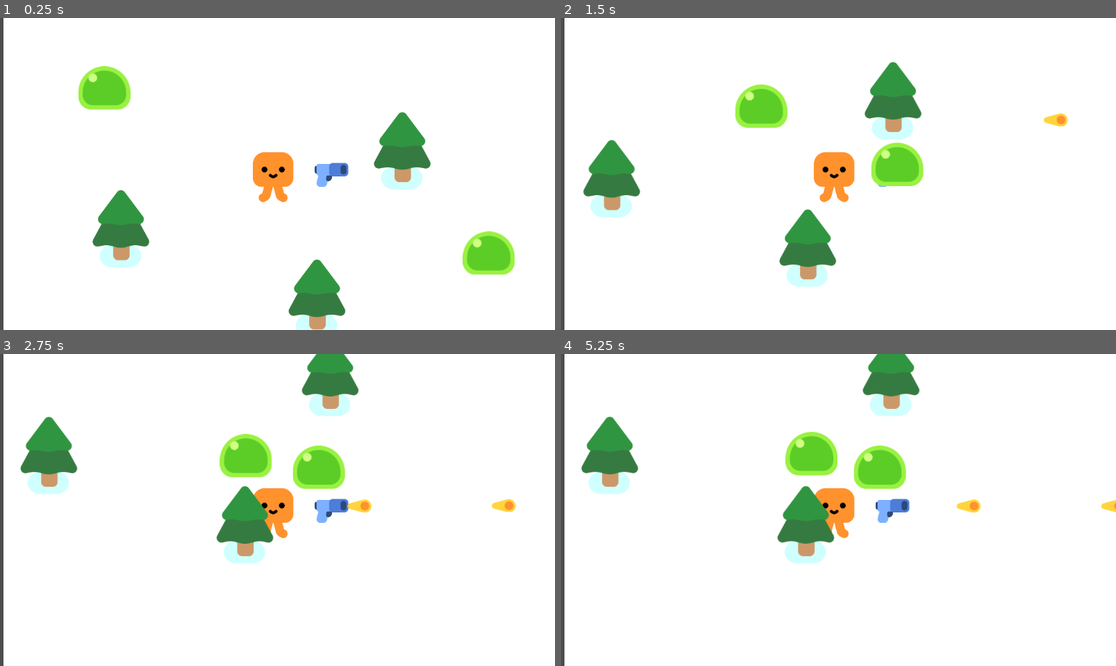
Above: before the commit, frames 1-4 (two rows, left to right).
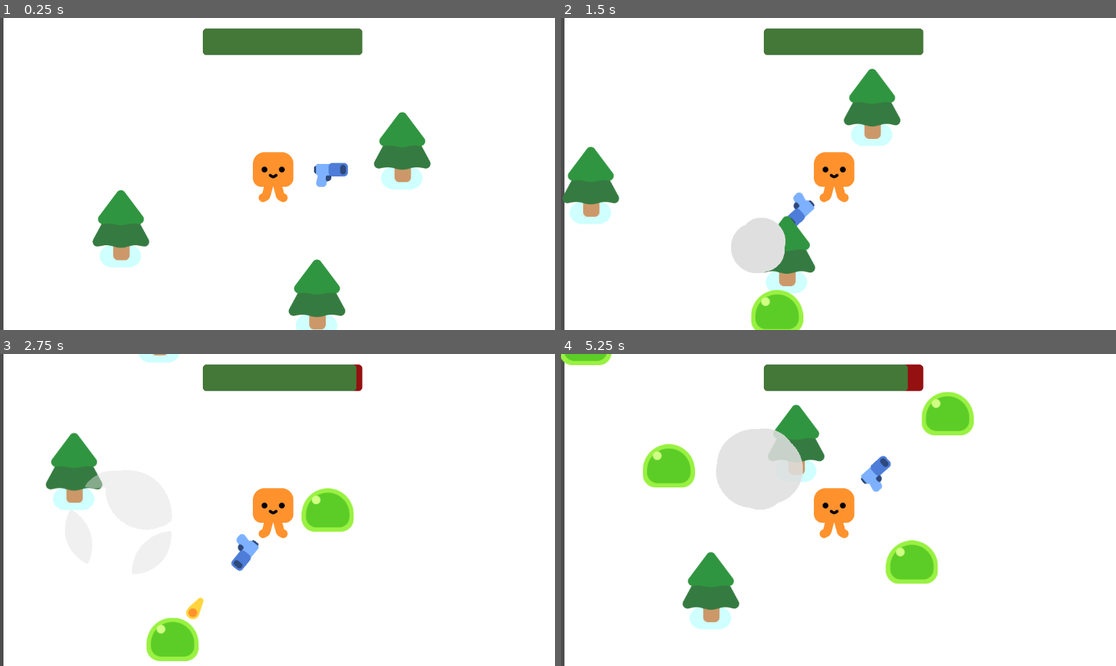
Above: after the commit, the same moments.

Repository: angle-mad/survival-game
Game: Godot game, scene res://characters/Objects/Survivor_Game.tscn
The game is run twice, just before and just after one commit, with the same random seed, the same clock (stepped at 60 frames per second) and the same inputs.
Inputs:
- Up to frame 1 (0.25 s): no input
- Up to frame 2 (1.5 s): tap Enter at 0.5 s; hold D (move_right) 0.53-1.28 s; tap Alt at 0.6 s; hold S (move_down) from 1.28 s (still down); tap Shift at 1.35 s
- Up to frame 3 (2.75 s): release S (move_down) at 2.03 s; hold D (move_right) from 2.03 s (still down); tap Alt at 2.1 s
- Up to frame 4 (5.25 s): release D (move_right) at 2.78 s; hold W (move_up) 2.78-3.53 s; tap Shift at 2.85, 4.35 s; hold A (move_left) 3.53-5.03 s; tap Alt at 3.6, 5.1 s; hold S (move_down) from 5.03 s (still down)

The runs differ from the first frame. In frame 1, 4.8% of the frame differs, in the area x 14-93%, y 3-83%; in frame 2, 13%; in frame 3, 12%; in frame 4, 18%, in the area x 0-100%, y 0-89%.

Commit message:
Finished basic game(health, healthbar, deathscreen, auto-spawning mobs)

Diff:
--- a/characters/Objects/Player.tscn
+++ b/characters/Objects/Player.tscn
@@ -1,23 +1,38 @@
-[gd_scene load_steps=5 format=3 uid="uid://eus2brkk4urp"]
+[gd_scene load_steps=8 format=3 uid="uid://eus2brkk4urp"]
 
 [ext_resource type="Script" uid="uid://ca0jl5xtrcpy1" path="res://characters/Objects/player.gd" id="1_0rr22"]
 [ext_resource type="Texture2D" uid="uid://b2ent6mf1y7w7" path="res://characters/happy_boo/square_ref.png" id="2_dva2w"]
 [ext_resource type="PackedScene" uid="uid://b1t2eef7eg4s3" path="res://characters/Objects/gun.tscn" id="3_0rr22"]
 
 [sub_resource type="CircleShape2D" id="CircleShape2D_vo4yd"]
-radius = 64.12488
+radius = 53.0
+
+[sub_resource type="CircleShape2D" id="CircleShape2D_0rr22"]
+radius = 59.008472
+
+[sub_resource type="StyleBoxFlat" id="StyleBoxFlat_0rr22"]
+bg_color = Color(0.5842129, 0.06470506, 0.06885416, 1)
+corner_radius_top_left = 8
+corner_radius_top_right = 8
+corner_radius_bottom_right = 8
+corner_radius_bottom_left = 8
+
+[sub_resource type="StyleBoxFlat" id="StyleBoxFlat_852p6"]
+bg_color = Color(0.26394597, 0.47235346, 0.22227177, 1)
+corner_radius_top_left = 8
+corner_radius_top_right = 8
+corner_radius_bottom_right = 8
+corner_radius_bottom_left = 8
 
 [node name="Player" type="CharacterBody2D"]
-collision_layer = 2
-collision_mask = 3
 script = ExtResource("1_0rr22")
 
 [node name="SquareRef" type="Sprite2D" parent="."]
 position = Vector2(-11, 4)
 texture = ExtResource("2_dva2w")
 
-[node name="CollisionShape2D" type="CollisionShape2D" parent="."]
-position = Vector2(-8, 3)
+[node name="Hitbox" type="CollisionShape2D" parent="."]
+position = Vector2(-9, 7)
 shape = SubResource("CircleShape2D_vo4yd")
 
 [node name="Gun" parent="." instance=ExtResource("3_0rr22")]
@@ -26,3 +41,25 @@
 collision_mask = 3
 
 [node name="Camera2D" type="Camera2D" parent="."]
+
+[node name="Hurtbox" type="Area2D" parent="."]
+unique_name_in_owner = true
+collision_layer = 0
+collision_mask = 2
+
+[node name="CollisionShape2D" type="CollisionShape2D" parent="Hurtbox"]
+position = Vector2(-9, 5)
+shape = SubResource("CircleShape2D_0rr22")
+debug_color = Color(0.9968923, 0.05167964, 1.347661e-06, 0.41960785)
+
+[node name="ProgressBar" type="ProgressBar" parent="."]
+unique_name_in_owner = true
+z_index = 2
+offset_left = -155.0
+offset_top = -302.0
+offset_right = 176.0
+offset_bottom = -247.0
+theme_override_styles/background = SubResource("StyleBoxFlat_0rr22")
+theme_override_styles/fill = SubResource("StyleBoxFlat_852p6")
+value = 100.0
+show_percentage = false
--- a/characters/Objects/Survivor_Game.tscn
+++ b/characters/Objects/Survivor_Game.tscn
@@ -1,10 +1,17 @@
-[gd_scene load_steps=4 format=3 uid="uid://d1nqn24pkkbr1"]
+[gd_scene load_steps=5 format=3 uid="uid://d1nqn24pkkbr1"]
 
+[ext_resource type="Script" uid="uid://4m8r2ht7nnbs" path="res://characters/Objects/survivor_game.gd" id="1_budex"]
 [ext_resource type="PackedScene" uid="uid://eus2brkk4urp" path="res://characters/Objects/Player.tscn" id="1_l7ddu"]
 [ext_resource type="PackedScene" uid="uid://dexperb4pj6ko" path="res://characters/Objects/tree.tscn" id="2_8b4vd"]
-[ext_resource type="PackedScene" uid="uid://c12p7107chgo1" path="res://characters/Objects/mob.tscn" id="3_035sf"]
+
+[sub_resource type="Curve2D" id="Curve2D_budex"]
+_data = {
+"points": PackedVector2Array(0, 0, 0, 0, -200, -81, 0, 0, 0, 0, 1302, -96, 0, 0, 0, 0, 1307, 786, 0, 0, 0, 0, -205, 781, 0, 0, 0, 0, -200, -81)
+}
+point_count = 5
 
 [node name="Game" type="Node2D"]
+script = ExtResource("1_budex")
 
 [node name="CanvasLayer" type="CanvasLayer" parent="."]
 layer = -1
@@ -18,6 +25,15 @@
 [node name="Player" parent="." instance=ExtResource("1_l7ddu")]
 position = Vector2(517, 300)
 
+[node name="Path2D" type="Path2D" parent="Player"]
+position = Vector2(-517, -300)
+curve = SubResource("Curve2D_budex")
+
+[node name="PathFollow2D" type="PathFollow2D" parent="Player/Path2D"]
+unique_name_in_owner = true
+position = Vector2(-200, -81)
+rotation = -0.009986353
+
 [node name="Tree" parent="." instance=ExtResource("2_8b4vd")]
 position = Vector2(193, 399)
 
@@ -27,8 +43,37 @@
 [node name="Tree3" parent="." instance=ExtResource("2_8b4vd")]
 position = Vector2(600, 543)
 
-[node name="Mob" parent="." instance=ExtResource("3_035sf")]
-position = Vector2(93, 82)
+[node name="Timer" type="Timer" parent="."]
+wait_time = 0.5
+autostart = true
 
-[node name="Mob2" parent="." instance=ExtResource("3_035sf")]
-position = Vector2(1028, 485)
+[node name="GameOver" type="CanvasLayer" parent="."]
+unique_name_in_owner = true
+visible = false
+
+[node name="ColorRect" type="ColorRect" parent="GameOver"]
+anchors_preset = 15
+anchor_right = 1.0
+anchor_bottom = 1.0
+grow_horizontal = 2
+grow_vertical = 2
+color = Color(0.77909046, 0.16097686, 9.62615e-08, 0.35686275)
+
+[node name="Label" type="Label" parent="GameOver/ColorRect"]
+layout_mode = 1
+anchors_preset = 8
+anchor_left = 0.5
+anchor_top = 0.5
+anchor_right = 0.5
+anchor_bottom = 0.5
+offset_left = -171.0
+offset_top = -56.0
+offset_right = 171.0
+offset_bottom = 56.0
+grow_horizontal = 2
+grow_vertical = 2
+theme_override_font_sizes/font_size = 150
+text = "Game Over!"
+
+[connection signal="health_depleted" from="Player" to="." method="_on_player_health_depleted"]
+[connection signal="timeout" from="Timer" to="." method="_on_timer_timeout"]
--- a/characters/Objects/gun.gd
+++ b/characters/Objects/gun.gd
@@ -1,11 +1,18 @@
 extends Area2D
 
-
+#AI WRITTEN - Somethng messed up when saving my file last time and the orginal code from a tutorial video just decided to stop working so I asked AI to fix what was wrong and I'm not really sure what happened originally but this works.
 func _physics_process(_delta: float) -> void:
 	var enemies_in_range = get_overlapping_bodies()
 	if enemies_in_range.size() > 0:
-		var target_enemy = enemies_in_range.front()
-		look_at(target_enemy.global_position)
+		for body in enemies_in_range:  # Add this line!
+			if body.collision_layer == 2:  # Only target mobs on Layer 2
+				$WeaponPivot.look_at(body.global_position)
+				if $Timer.is_stopped():
+					$Timer.start()
+				break
+	else:
+		$Timer.stop()
+#End of AI WRITTEN code
 
 func shoot():
 	const BULLET = preload("res://bullet.tscn")
--- a/characters/Objects/gun.tscn
+++ b/characters/Objects/gun.tscn
@@ -7,7 +7,7 @@
 radius = 447.11185
 
 [node name="Gun" type="Area2D"]
-collision_layer = 0
+collision_layer = 2
 collision_mask = 2
 script = ExtResource("1_ojr51")
 
@@ -16,10 +16,9 @@
 shape = SubResource("CircleShape2D_ojr51")
 
 [node name="WeaponPivot" type="Marker2D" parent="."]
-position = Vector2(6, 1)
 
 [node name="Pistol" type="Sprite2D" parent="WeaponPivot"]
-position = Vector2(108, 1)
+position = Vector2(113, 2)
 texture = ExtResource("1_hg2pu")
 
 [node name="ShootingPoint" type="Marker2D" parent="WeaponPivot/Pistol"]
--- a/characters/Objects/mob.tscn
+++ b/characters/Objects/mob.tscn
@@ -4,7 +4,7 @@
 [ext_resource type="Texture2D" uid="uid://dvgfmy6vtvjji" path="res://characters/slime/slime_body.png" id="2_5r03q"]
 
 [sub_resource type="CircleShape2D" id="CircleShape2D_vo4yd"]
-radius = 64.12488
+radius = 55.03635
 
 [node name="Mob" type="CharacterBody2D"]
 collision_layer = 2
--- a/characters/Objects/player.gd
+++ b/characters/Objects/player.gd
@@ -1,6 +1,19 @@
 extends CharacterBody2D
+
+signal health_depleted
+
+var health = 100.0
 
 func _physics_process(_delta: float) -> void:
 	var direction = Input.get_vector("move_left", "move_right","move_up" ,"move_down")
-	velocity = direction * 600
+	velocity = direction * 450
 	move_and_slide()
+
+	const DAMAGE_RATE = 25.0
+	var overlapping_mobs = %Hurtbox.get_overlapping_bodies()
+	if overlapping_mobs.size() > 0:
+		health -= DAMAGE_RATE * overlapping_mobs.size() * _delta
+		%ProgressBar.value = health
+		%ProgressBar.max_value = 100
+		if health <= 0.0:
+			health_depleted.emit()
--- /dev/null
+++ b/characters/Objects/survivor_game.gd
@@ -0,0 +1,18 @@
+extends Node2D
+
+
+
+func spawn_mob():
+	var new_mob = preload("res://characters/Objects/mob.tscn").instantiate()
+	%PathFollow2D.progress_ratio = randf()
+	new_mob.global_position = %PathFollow2D.global_position
+	add_child(new_mob)
+
+
+func _on_timer_timeout() -> void:
+	spawn_mob()
+
+
+func _on_player_health_depleted() -> void:
+	%GameOver.visible = true
+	get_tree().paused = true
--- a/mob.gd
+++ b/mob.gd
@@ -1,4 +1,6 @@
 extends CharacterBody2D
+
+var health = 3
 
 @onready var player = get_node("/root/Game/Player")
 
@@ -7,3 +9,13 @@
 	var direction = global_position.direction_to(player.global_position)
 	velocity = direction * 300.0
 	move_and_slide()
+
+func take_damage():
+	health -= 1
+
+	if health == 0:
+		queue_free()
+		const SMOKE_SCENE = preload("res://smoke_explosion/smoke_explosion.tscn")
+		var smoke = SMOKE_SCENE.instantiate()
+		get_parent().add_child(smoke)
+		smoke.global_position = global_position
--- a/mob.tscn
+++ /dev/null
@@ -1,5 +0,0 @@
-[gd_scene load_steps=2 format=3 uid="uid://bickjcx1snvoy"]
-
-[ext_resource type="PackedScene" uid="uid://eus2brkk4urp" path="res://characters/Objects/Player.tscn" id="1_dy6sc"]
-
-[node name="Mob" instance=ExtResource("1_dy6sc")]
Not shown, added: characters/Objects/survivor_game.gd.uid
